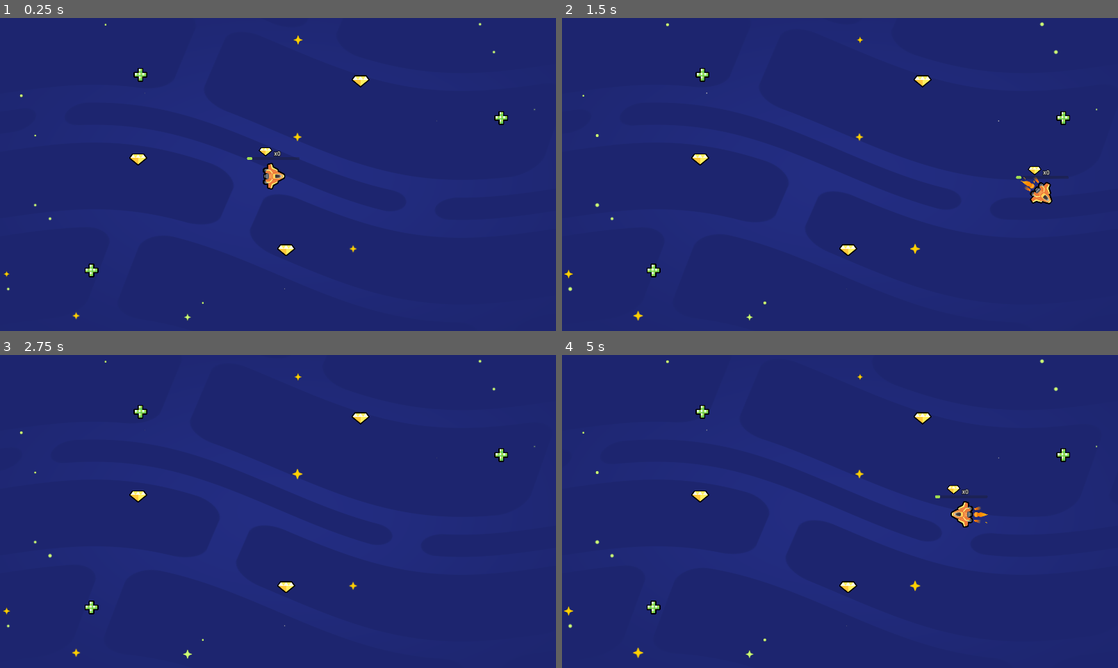
Above: before the commit, frames 1-4 (two rows, left to right).
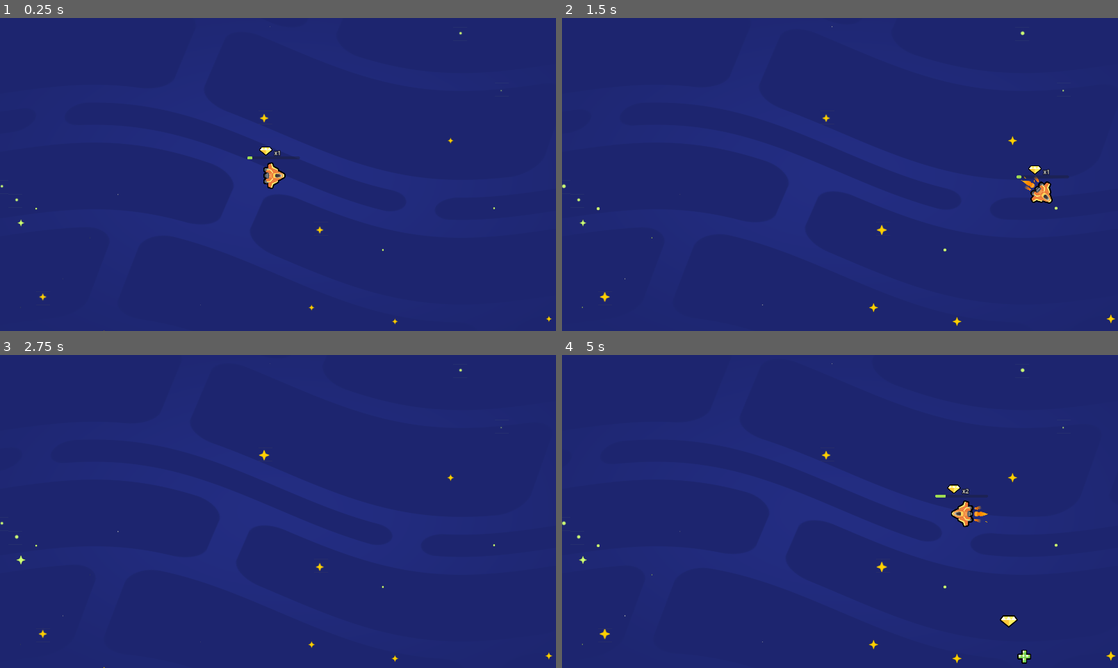
Above: after the commit, the same moments.

Repository: Gaymer7750/2d-GameDev-Course-
Game: Godot game, scene res://lessons/space_level.tscn
Same seed, same stepped clock (60 frames per second), same inputs: the game is played once before the commit and once after it.
Inputs:
- Up to frame 1 (0.25 s): no input
- Up to frame 2 (1.5 s): hold D (move_right) 0.53-1.28 s; hold S (move_down) from 1.28 s (still down)
- Up to frame 3 (2.75 s): release S (move_down) at 2.03 s; hold D (move_right) from 2.03 s (still down)
- Up to frame 4 (5 s): release D (move_right) at 2.78 s; hold W (move_up) 2.78-3.53 s; tap Enter at 3.5 s; hold A (move_left) from 3.53 s (still down)

The runs differ from the first frame. In frame 1, 0.9% of the frame differs, in the area x 0-100%, y 1-100%; in frame 2, 1.1%; in frame 3, 0.8%; in frame 4, 1.3%, in the area x 0-100%, y 1-99%.

Commit message:
L7 and P

Diff:
--- /dev/null
+++ b/05.loot_it_all_workbook/lessons/random_item_placer.gd
@@ -0,0 +1,22 @@
+extends Node2D
+
+var item_scenes := [
+	preload("gem.tscn"),
+	preload("health_pack.tscn")
+]
+# Called when the node enters the scene tree for the first time.
+func _ready() -> void:
+	var gem_scene := preload("gem.tscn")
+	var gem_instance := gem_scene.instantiate()
+	add_child(gem_instance)
+	get_node("Timer").timeout.connect(_on_timer_timeout)
+
+func _on_timer_timeout() -> void:
+	var random_item_scene: PackedScene = item_scenes.pick_random()
+	var item_instance := random_item_scene.instantiate()
+	add_child(item_instance)
+	var viewport_size := get_viewport_rect().size
+	var random_position := Vector2(0, 0)
+	random_position.x = randf_range(0, viewport_size.x)
+	random_position.y = randf_range(0, viewport_size.y)
+	item_instance.position = random_position
--- /dev/null
+++ b/05.loot_it_all_workbook/lessons/random_item_placer.tscn
@@ -0,0 +1,11 @@
+[gd_scene load_steps=2 format=3 uid="uid://7qh2bbru5vsf"]
+
+[ext_resource type="Script" path="res://lessons/random_item_placer.gd" id="1_yudxs"]
+
+[node name="RandomItemPlacer" type="Node2D"]
+script = ExtResource("1_yudxs")
+
+[node name="Timer" type="Timer" parent="."]
+autostart = true
+
+[node name="Camera2D" type="Camera2D" parent="."]
--- a/05.loot_it_all_workbook/lessons/space_level.tscn
+++ b/05.loot_it_all_workbook/lessons/space_level.tscn
@@ -1,9 +1,8 @@
-[gd_scene load_steps=5 format=3 uid="uid://btkjymc78ap8d"]
+[gd_scene load_steps=4 format=3 uid="uid://btkjymc78ap8d"]
 
 [ext_resource type="PackedScene" uid="uid://dmv50krf4bo5r" path="res://lessons/ship.tscn" id="2_2j1u5"]
+[ext_resource type="PackedScene" uid="uid://7qh2bbru5vsf" path="res://lessons/random_item_placer.tscn" id="3_25py5"]
 [ext_resource type="PackedScene" uid="uid://bxfevggvxo634" path="res://assets/background/space_background.tscn" id="3_e6xy1"]
-[ext_resource type="PackedScene" uid="uid://du32n083evavv" path="res://lessons/health_pack.tscn" id="3_kqeun"]
-[ext_resource type="PackedScene" uid="uid://836j2u25scj5" path="res://lessons/gem.tscn" id="4_aff47"]
 
 [node name="Level" type="Node2D"]
 
@@ -12,20 +11,5 @@
 
 [node name="SpaceBackground" parent="." instance=ExtResource("3_e6xy1")]
 
-[node name="HealthPack" parent="." instance=ExtResource("3_kqeun")]
-position = Vector2(485, 196)
-
-[node name="HealthPack2" parent="." instance=ExtResource("3_kqeun")]
-position = Vector2(316, 871)
-
-[node name="HealthPack3" parent="." instance=ExtResource("3_kqeun")]
-position = Vector2(1731, 345)
-
-[node name="Gem" parent="." instance=ExtResource("4_aff47")]
-position = Vector2(477, 488)
-
-[node name="Gem2" parent="." instance=ExtResource("4_aff47")]
-position = Vector2(988, 801)
-
-[node name="Gem3" parent="." instance=ExtResource("4_aff47")]
-position = Vector2(1245, 218)
+[node name="RandomItemPlacer" parent="." instance=ExtResource("3_25py5")]
+position = Vector2(959, 542)
--- a/05.loot_it_all_workbook/practices/L7.P1.spawn_random_items/random_collectible_placer.gd
+++ b/05.loot_it_all_workbook/practices/L7.P1.spawn_random_items/random_collectible_placer.gd
@@ -1,6 +1,8 @@
 extends Node2D
 
 var collectible_scenes := [
+	preload("coin.tscn"),
+	preload("energy_pack.tscn")
 ]
 
 
@@ -9,4 +11,6 @@
 
 
 func _on_timer_timeout() -> void:
-	pass
+	var random_item_scene: PackedScene = collectible_scenes.pick_random()
+	var item_instance := random_item_scene.instantiate()
+	add_child(item_instance)
--- a/05.loot_it_all_workbook/practices/L7.P1.spawn_random_items/spawn_random_items.tscn
+++ b/05.loot_it_all_workbook/practices/L7.P1.spawn_random_items/spawn_random_items.tscn
@@ -1,13 +1,11 @@
-[gd_scene load_steps=3 format=3]
+[gd_scene load_steps=2 format=3 uid="uid://cnljl2bljnc4j"]
 
 [ext_resource type="PackedScene" path="res://practices/L7.P1.spawn_random_items/random_collectible_placer.tscn" id="1_xxubk"]
-[ext_resource type="Script" path="res://practices/L7.P1.spawn_random_items/random_collectible_placer.gd" id="2_fmxc1"]
 
 [node name="SpawnRandomItems" type="Node2D"]
 
-[node name="RandomCollectiblePlacer" type="Node2D" parent="." instance=ExtResource("1_xxubk")]
+[node name="RandomCollectiblePlacer" parent="." instance=ExtResource("1_xxubk")]
 position = Vector2(960, 540)
-script = ExtResource("2_fmxc1")
 
 [node name="ExtraVisuals" type="Node" parent="."]
 
